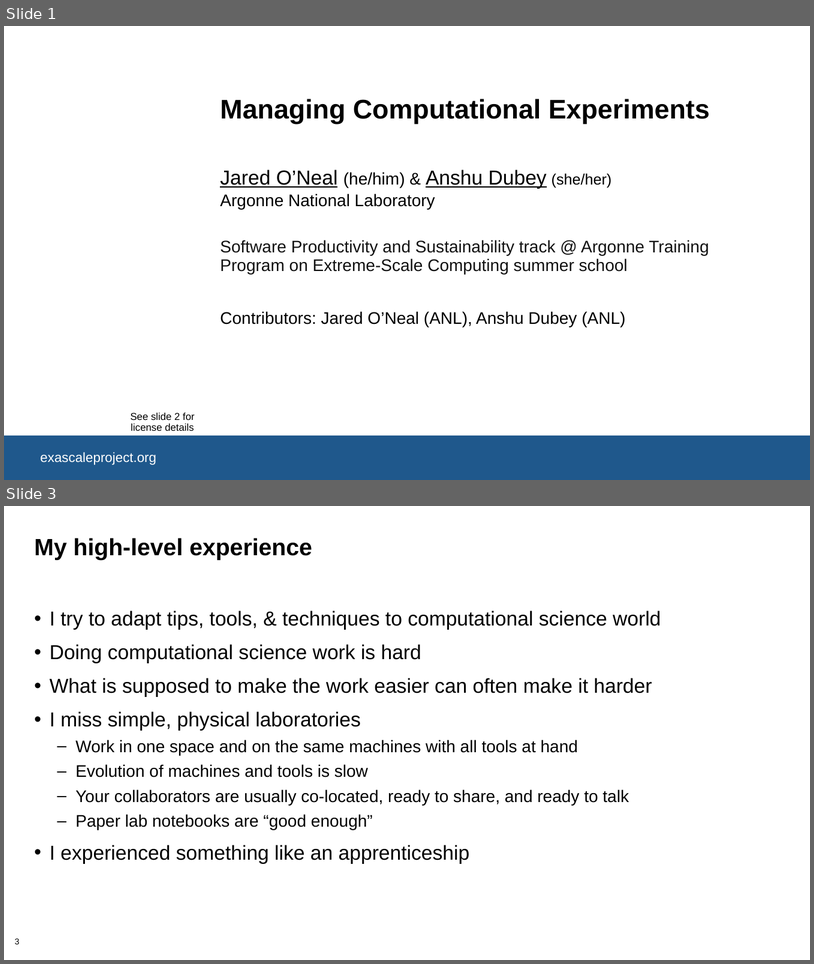
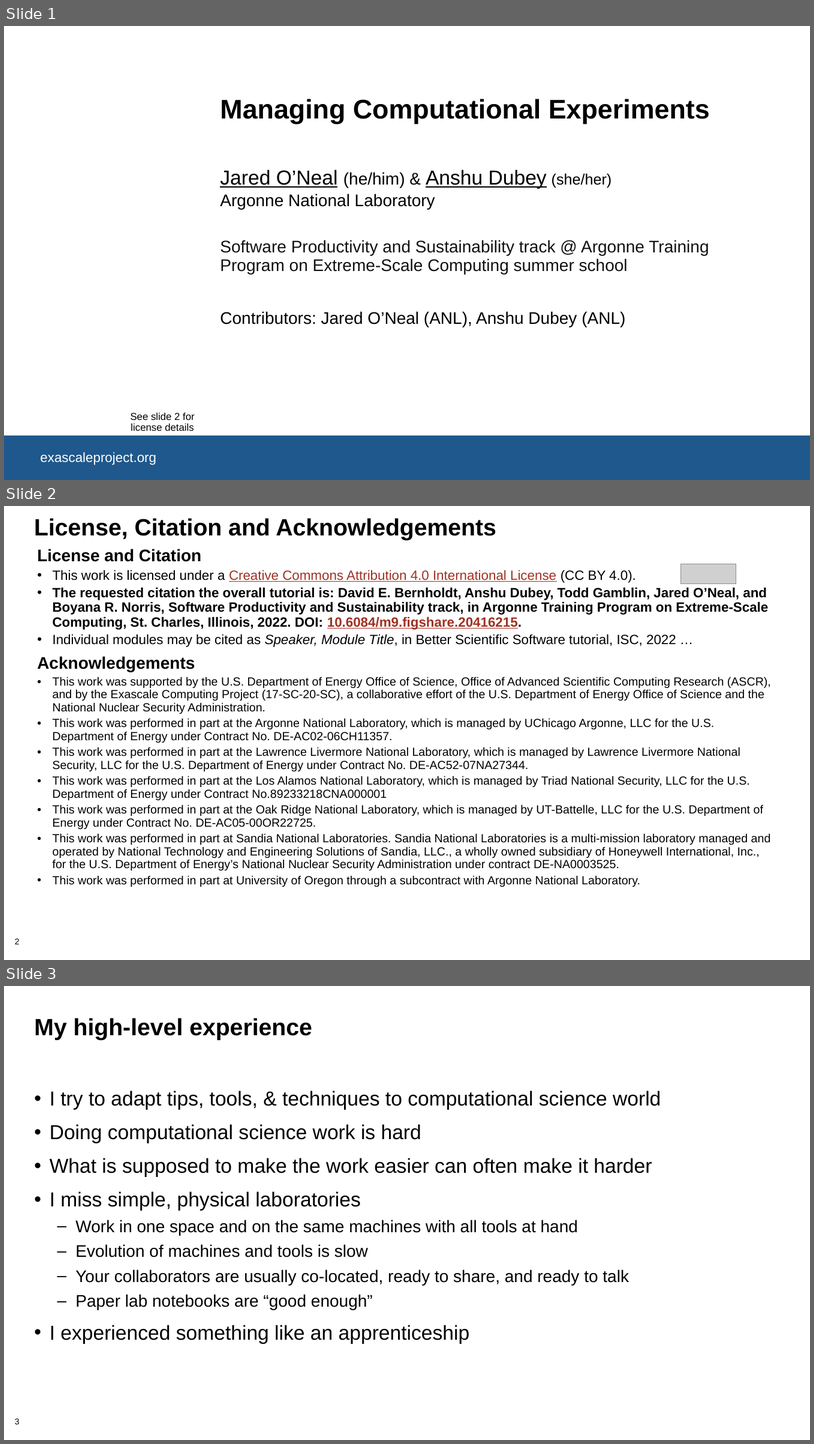
Before and after one commit to bssw-tutorial/presentations, a slide deck: computational-expts.pptx. Shown one above the other, each under a label of ours: slides 1 and 3 before the commit, slides 1, 2 and 3 after it; the slides between them are not shown. The pictures are 814x964 and 814x1444 pixels, drawn with LibreOffice and Linux fonts; fonts in the diff are those of the drawing; grey boxes stand for pictures; background and template pictures are left out. Boxes give left, top, right and bottom in pixels: in the first picture for what was removed or moved away, otherwise in the second. Text is boxed around its words. In the diff, an @@ line names an element or a change of style, - is before the commit and + after.

Commit message:
Finalize title and license slides

```diff
--- a/computational-expts.pptx
+++ b/computational-expts.pptx
@@ slide 2 added at <box>4,506,810,960</box>, background #FFFFFF; not listed: 1 template element that a slide beside it also shows @@
@@ title added at <box>34,518,497,540</box>, 28 pt, text #000000, bold @@
+License, Citation and Acknowledgements
@@ text added at <box>37,549,771,886</box>, 14 pt, text #000000 @@
+License and Citation
+• This work is licensed under a Creative Commons Attribution 4.0 International License (CC BY 4.0).
+• The requested citation the overall tutorial is: David E. Bernholdt, Anshu Dubey, Todd Gamblin, Jared O’Neal, and Boyana R. Norris, Software Productivity and Sustainability track, in Argonne Training Program on Extreme-Scale Computing, St. Charles, Illinois, 2022. DOI: 10.6084/m9.figshare.20416215.
+• Individual modules may be cited as Speaker, Module Title, in Better Scientific Software tutorial, ISC, 2022 …
+Acknowledgements
+• This work was supported by the U.S. Department of Energy Office of Science, Office of Advanced Scientific Computing Research (ASCR), and by the Exascale Computing Project (17-SC-20-SC), a collaborative effort of the U.S. Department of Energy Office of Science and the National Nuclear Security Administration.
+• This work was performed in part at the Argonne National Laboratory, which is managed by UChicago Argonne, LLC for the U.S. Department of Energy under Contract No. DE-AC02-06CH11357.
+• This work was performed in part at the Lawrence Livermore National Laboratory, which is managed by Lawrence Livermore National Security, LLC for the U.S. Department of Energy under Contract No. DE-AC52-07NA27344.
+• This work was performed in part at the Los Alamos National Laboratory, which is managed by Triad National Security, LLC for the U.S. Department of Energy under Contract No.89233218CNA000001
+• This work was performed in part at the Oak Ridge National Laboratory, which is managed by UT-Battelle, LLC for the U.S. Department of Energy under Contract No. DE-AC05-00OR22725.
+• This work was performed in part at Sandia National Laboratories. Sandia National Laboratories is a multi-mission laboratory managed and operated by National Technology and Engineering Solutions of Sandia, LLC., a wholly owned subsidiary of Honeywell International, Inc., for the U.S. Department of Energy’s National Nuclear Security Administration under contract DE-NA0003525.
+• This work was performed in part at University of Oregon through a subcontract with Argonne National Laboratory.
@@ picture added at <box>681,564,737,583</box> @@
```
Also in this commit, not shown: 1 slide removed, 6 other files.
